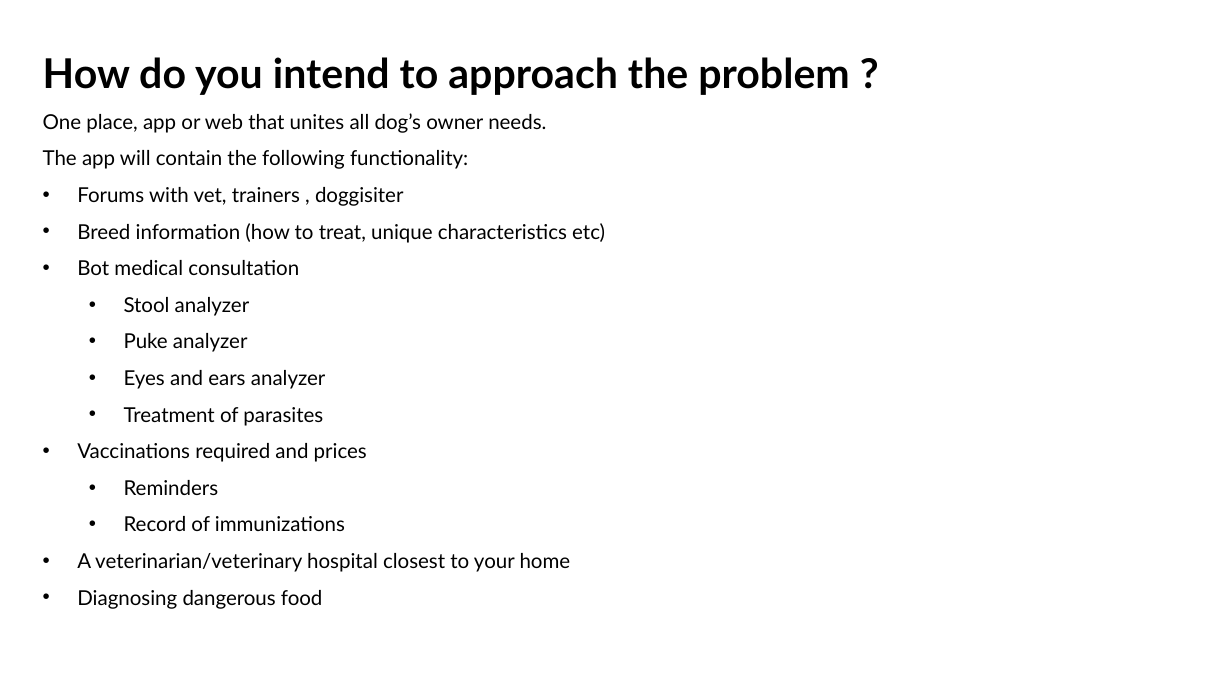
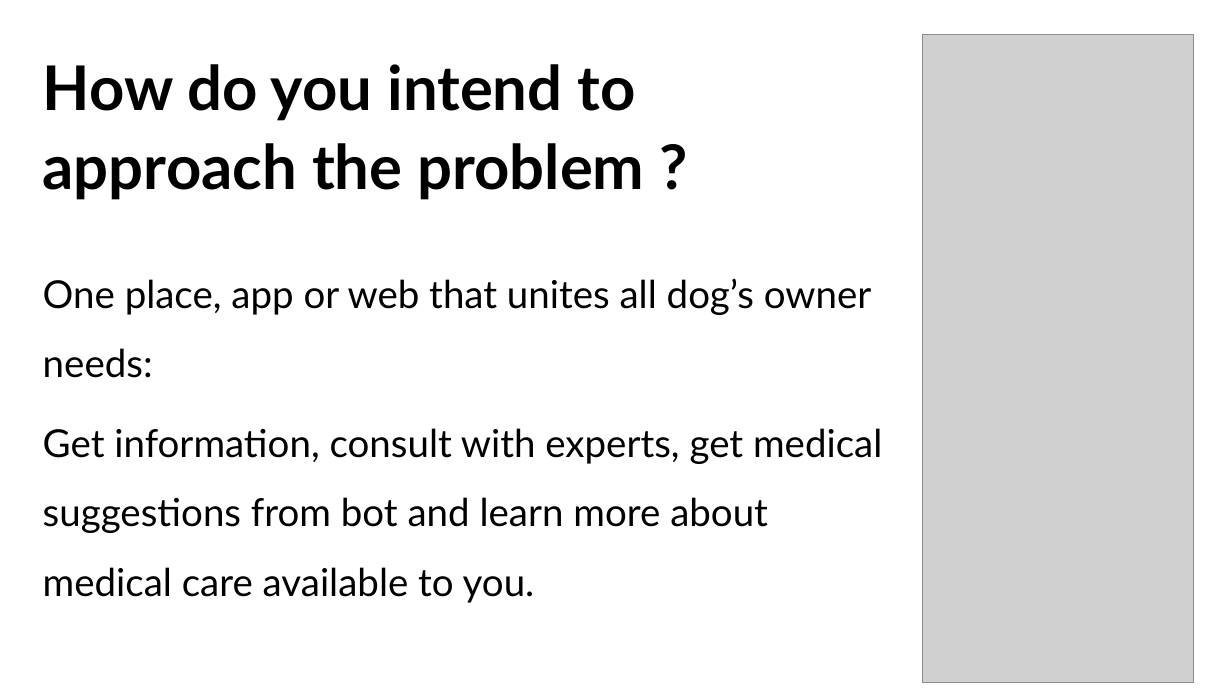
Before and after one commit to tamarben77/WoofWisdomApp, a slide deck: slide 4 of Woof_Wisdom.pptx (slide 6 before the commit). Drawn at 1232x693 pixels with LibreOffice and Linux fonts; fonts in the diff are those of the drawing; grey boxes stand for pictures. Boxes give left, top, right and bottom in pixels: in the first picture for what was removed or moved away, otherwise in the second. Text is boxed around its words. In the diff, an @@ line names an element or a change of style, - is before the commit and + after.

Commit message:
final presentation

```diff
--- a/Woof_Wisdom.pptx
+++ b/Woof_Wisdom.pptx
@@ picture added at (923, 35, 1195, 683) @@
@@ text at (43, 64, 645, 200): size 32 to 48 pt in "How do you intend to approach the ..." @@
@@ text at (43, 278, 882, 603): text changed; size 16 to 30 pt @@
-One place, app or web that unites all dog’s owner needs.
-The app will contain the following functionality:
-• Forums with vet, trainers , doggisiter
-• Breed information (how to treat, unique characteristics etc)
-• Bot medical consultation
-  • Stool analyzer
-  • Puke analyzer
-  • Eyes and ears analyzer
-  • Treatment of parasites
-• Vaccinations required and prices
-  • Reminders
-  • Record of immunizations
-• A veterinarian/veterinary hospital closest to your home
-• Diagnosing dangerous food
+One place, app or web that unites all dog’s owner needs:
+Get information, consult with experts, get medical suggestions from bot and learn more about medical care available to you.
```
Also in this commit, not shown: 4 other slides changed, 4 slides added.
